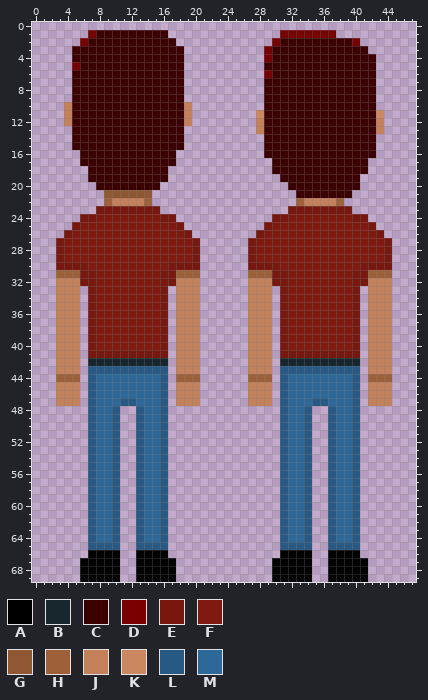
Sprite sheet: game/characters/worker/png/worker_talk_up.png. This is how it looked before the edit.
The file is 48x70 pixels.
Palette (. is transparent): A #000000  B #18272e  C #3d0000  D #790000  E #78170e  F #80190f  G #8f5732  H #9e6038  J #c38059  K #cb8860  L #265a85  M #2c6899
Pixels before, first column x 3:
 1 ....DCCCCCCCCC..............DDDDDDD.......
 2 ...DCCCCCCCCCCC............DCCCCCCCCCD....
 3 ..CCCCCCCCCCCCCC..........DCCCCCCCCCCCC...
 4 ..CCCCCCCCCCCCCC..........DCCCCCCCCCCCCC..
 5 ..DCCCCCCCCCCCCC..........CCCCCCCCCCCCCC..
 6 ..CCCCCCCCCCCCCC..........DCCCCCCCCCCCCC..
 7 ..CCCCCCCCCCCCCC..........CCCCCCCCCCCCCC..
 8 ..CCCCCCCCCCCCCC..........CCCCCCCCCCCCCC..
 9 ..CCCCCCCCCCCCCC..........CCCCCCCCCCCCCC..
10 .JCCCCCCCCCCCCCCJ.........CCCCCCCCCCCCCC..
11 .JCCCCCCCCCCCCCCJ........KCCCCCCCCCCCCCCK.
12 .JCCCCCCCCCCCCCCJ........JCCCCCCCCCCCCCCJ.
13 ..CCCCCCCCCCCCCC.........JCCCCCCCCCCCCCCJ.
14 ..CCCCCCCCCCCCCC..........CCCCCCCCCCCCCC..
15 ..CCCCCCCCCCCCCC..........CCCCCCCCCCCCCC..
16 ...CCCCCCCCCCCC...........CCCCCCCCCCCCCC..
17 ...CCCCCCCCCCCC............CCCCCCCCCCCC...
18 ....CCCCCCCCCC.............CCCCCCCCCCCC...
19 ....CCCCCCCCCC..............CCCCCCCCCC....
20 .....CCCCCCCC................CCCCCCCCC....
21 ......GGGGGG..................CCCCCCC.....
22 ......HJJJJH..................HJJJJH......
23 .....EEEEEEEE................EEEEEEEE.....
24 ...EEFFFFFFFFEE............EEFFFFFFFFEE...
25 ..EFFFFFFFFFFFFE..........EFFFFFFFFFFFFE..
26 .EFFFFFFFFFFFFFFE........EFFFFFFFFFFFFFFE.
27 EFFFFFFFFFFFFFFFFE......EFFFFFFFFFFFFFFFFE
28 EFFFFFFFFFFFFFFFFE......EFFFFFFFFFFFFFFFFE
29 EFFFFFFFFFFFFFFFFE......EFFFFFFFFFFFFFFFFE
30 EEEEFFFFFFFFFFEEEE......EEEEFFFFFFFFFFEEEE
31 HHHEEFFFFFFFFEEHHH......HHHEEFFFFFFFFEEHHH
32 JJJEEFFFFFFFFEEJJJ......JJJEEFFFFFFFFEEJJJ
33 JJJ.EFFFFFFFFE.JJJ......JJJ.EFFFFFFFFE.JJJ
34 JJJ.EFFFFFFFFE.JJJ......JJJ.EFFFFFFFFE.JJJ
35 JJJ.EFFFFFFFFE.JJJ......JJJ.EFFFFFFFFE.JJJ
36 JJJ.EFFFFFFFFE.JJJ......JJJ.EFFFFFFFFE.JJJ
37 JJJ.EFFFFFFFFE.JJJ......JJJ.EFFFFFFFFE.JJJ
38 JJJ.EFFFFFFFFE.JJJ......JJJ.EFFFFFFFFE.JJJ
39 JJJ.EFFFFFFFFE.JJJ......JJJ.EFFFFFFFFE.JJJ
40 JJJ.EFFFFFFFFE.JJJ......JJJ.EFFFFFFFFE.JJJ
41 JJJ.EEEEEEEEEE.JJJ......JJJ.EEEEEEEEEE.JJJ
42 JJJ.BBBBBBBBBB.JJJ......JJJ.BBBBBBBBBB.JJJ
43 JJJ.LLLLLLLLLL.JJJ......JJJ.LLLLLLLLLL.JJJ
44 HHH.LMMMMMMMML.HHH......HHH.LMMMMMMMML.HHH
45 JJJ.LMMMMMMMML.JJJ......JJJ.LMMMMMMMML.JJJ
46 JJJ.LMMMMMMMML.JJJ......JJJ.LMMMMMMMML.JJJ
47 JJJ.LMMMLLMMML.JJJ......JJJ.LMMMLLMMML.JJJ
48 ....LMML..LMML..............LMML..LMML....
49 ....LMML..LMML..............LMML..LMML....
50 ....LMML..LMML..............LMML..LMML....
51 ....LMML..LMML..............LMML..LMML....
52 ....LMML..LMML..............LMML..LMML....
53 ....LMML..LMML..............LMML..LMML....
54 ....LMML..LMML..............LMML..LMML....
55 ....LMML..LMML..............LMML..LMML....
56 ....LMML..LMML..............LMML..LMML....
57 ....LMML..LMML..............LMML..LMML....
58 ....LMML..LMML..............LMML..LMML....
59 ....LMML..LMML..............LMML..LMML....
60 ....LMML..LMML..............LMML..LMML....
61 ....LMML..LMML..............LMML..LMML....
62 ....LMML..LMML..............LMML..LMML....
63 ....LMML..LMML..............LMML..LMML....
64 ....LMML..LMML..............LMML..LMML....
65 ....LLLL..LLLL..............LLLL..LLLL....
66 ....AAAA..AAAA..............AAAA..AAAA....
67 ...AAAAA..AAAAA............AAAAA..AAAAA...
68 ...AAAAA..AAAAA............AAAAA..AAAAA...
69 ...AAAAA..AAAAA............AAAAA..AAAAA...
After the commit:
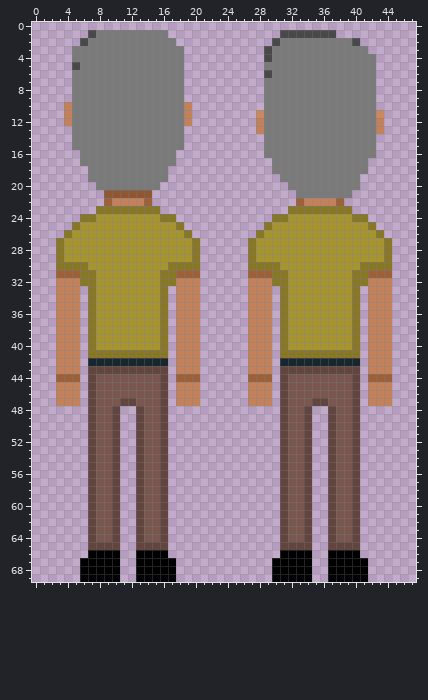
Commit: fix: Added animations for the worker character
The exact change:
colour C: #3d0000 -> #7a7a7a
colour D: #790000 -> #494949
colour E: #78170e -> #887723
colour F: #80190f -> #a7942c
colour L: #265a85 -> #63453f
colour M: #2c6899 -> #7a564e
Boxes around the changes in both pictures, in picture pixels (x1, y1, x2, y2):
changed: (56, 30, 200, 550)
changed: (248, 30, 392, 550)
